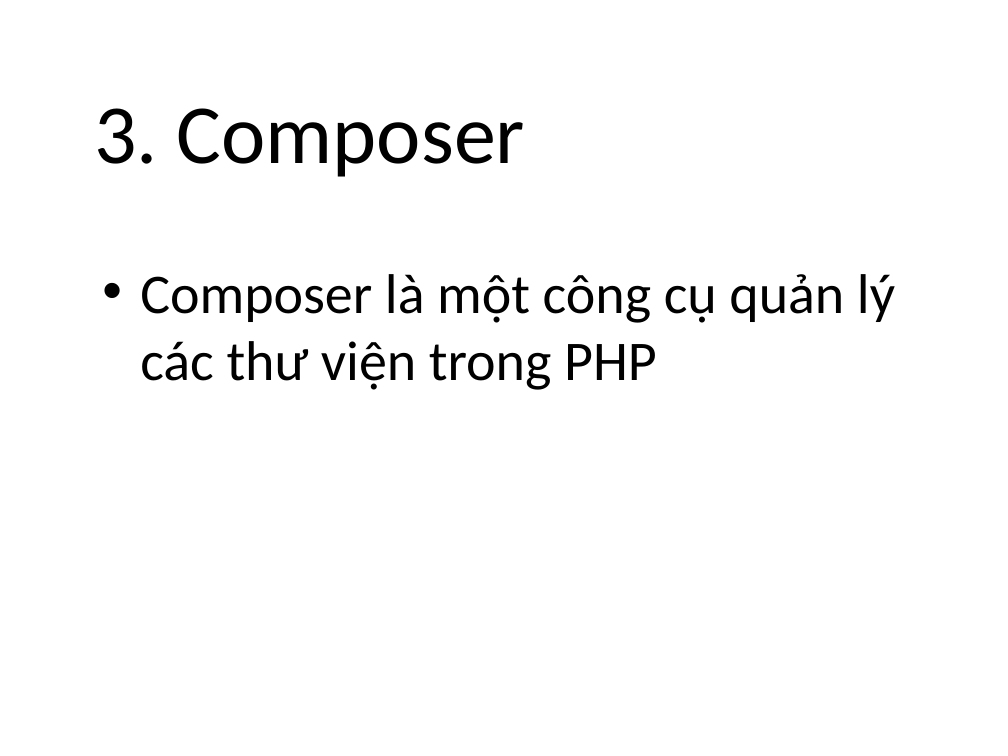
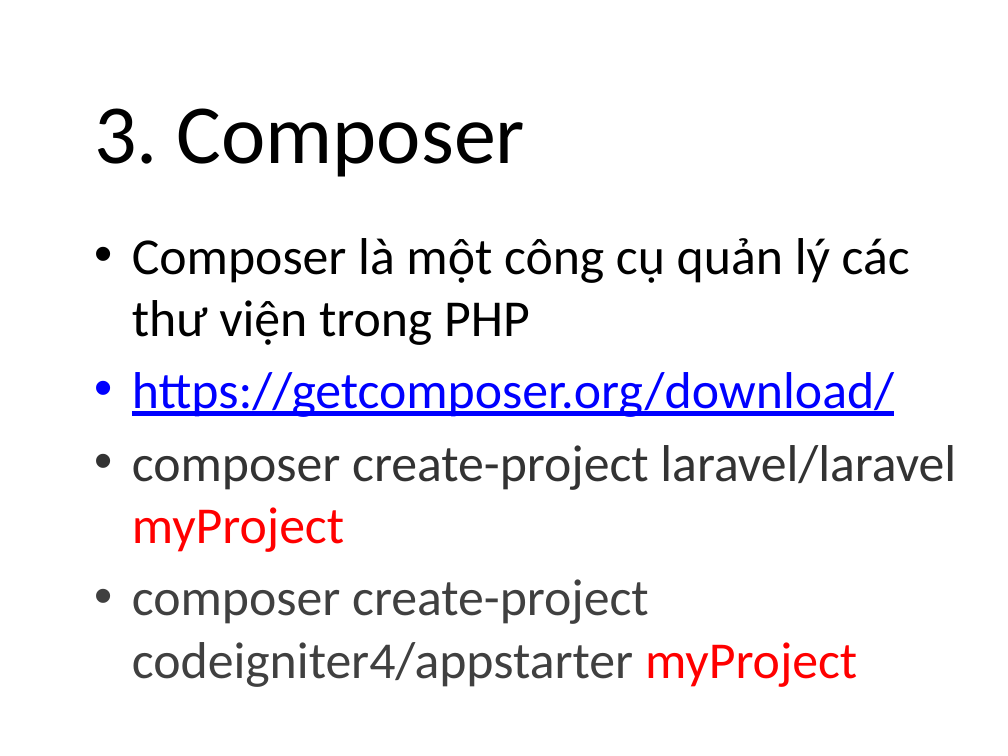
Before and after one commit to trinhevil9xtb/Nhom-1-Trinh-Thanh-Dat, a slide deck: slide 5 of SlidePM/PACKAGE MANAGER.pptx. Drawn at 1008x756 pixels with LibreOffice and Linux fonts; fonts in the diff are those of the drawing; background and template pictures are left out. Boxes give left, top, right and bottom in pixels: in the first picture for what was removed or moved away, otherwise in the second. Text is boxed around its words. In the diff, an @@ line names an element or a change of style, - is before the commit and + after.

Commit message:
Trinh-UpdatePP

```diff
--- a/SlidePM/PACKAGE MANAGER.pptx
+++ b/SlidePM/PACKAGE MANAGER.pptx
@@ text "Composer là một công cụ ..." moved from (x1=140, y1=274, x2=895, y2=390) to (x1=132, y1=238, x2=956, y2=687) @@
@@ text at (x1=132, y1=238, x2=910, y2=345): size 40 to 37 pt in "Composer là một công cụ quản lý ..." @@
@@ text at (x1=132, y1=372, x2=956, y2=687): paragraphs added @@
+• https://getcomposer.org/download/
+• composer create-project laravel/laravel myProject
+• composer create-project codeigniter4/appstarter myProject
```
